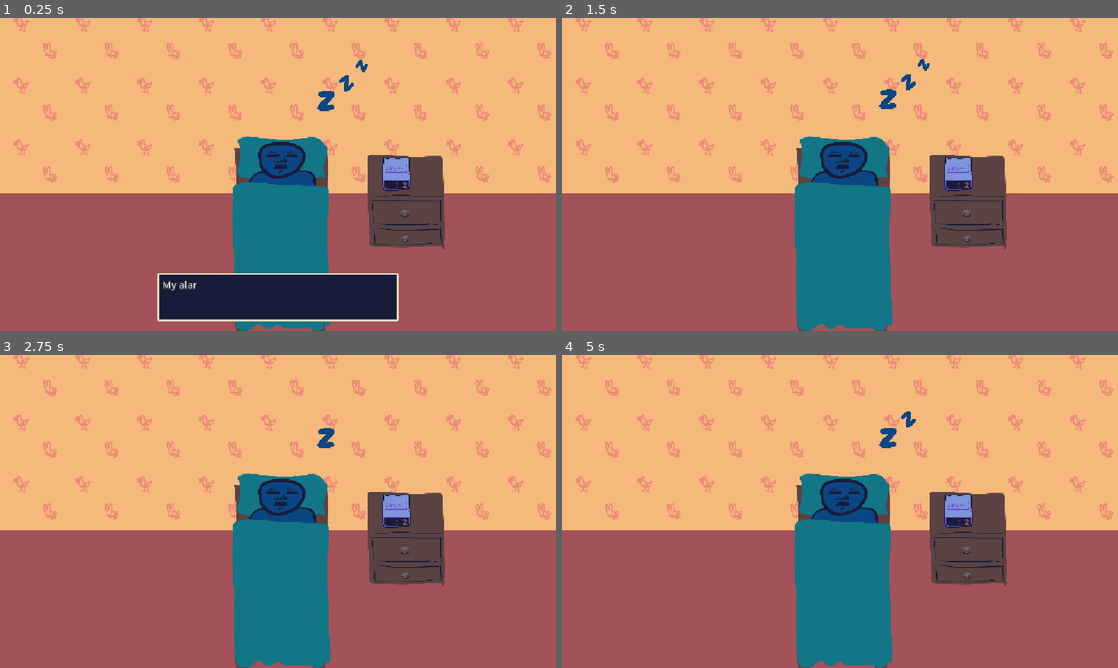
Above: before the commit, frames 1-4 (two rows, left to right).
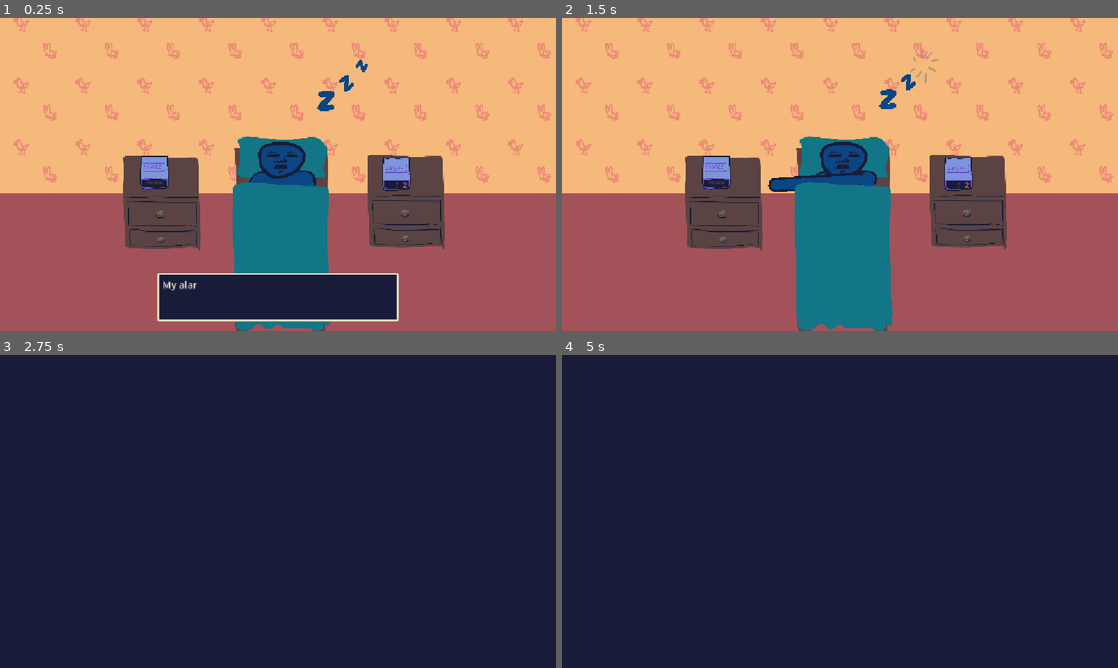
Above: after the commit, the same moments.

Repository: harperstoeckle/be_late_for_work
Game: Godot game, scene res://scenes/main.tscn
Same seed, same stepped clock (60 frames per second), same inputs: the game is played once before the commit and once after it. Sound files missing from this copy of the repository are replaced by a short silence.
Inputs:
- Up to frame 1 (0.25 s): no input
- Up to frame 2 (1.5 s): tap Enter (ui_accept) at 0.5, 0.77 s; hold Up (ui_up) 0.53-1.28 s; hold J (snooze, bound only before the commit) 0.53-1.28 s; tap K (snooze_1, bound only after the commit) at 0.8, 1.35 s; hold Down (ui_down) from 1.28 s (still down)
- Up to frame 3 (2.75 s): tap Enter (ui_accept) at 1.52 s; tap J (snooze, bound only before the commit) at 1.55 s; release Down (ui_down) at 2.03 s; hold Up (ui_up) from 2.03 s (still down); hold J (snooze, bound only before the commit) from 2.03 s (still down); tap K (snooze_1, bound only after the commit) at 2.3 s
- Up to frame 4 (5 s): release J (snooze, bound only before the commit) at 2.78 s; tap K (snooze_1, bound only after the commit) at 2.85, 3.8, 4.35 s; tap Enter (ui_accept) at 3.02, 3.77, 4.52 s; tap J (snooze, bound only before the commit) at 3.05, 4.55 s; release Up (ui_up) at 3.53 s; hold J (snooze, bound only before the commit) 3.53-4.28 s; hold Down (ui_down) from 3.53 s (still down)

The runs differ from the first frame. In frame 1, 4.0% of the frame differs, in the area x 22-37%, y 44-75%; in frame 2, 4.5%; in frame 3, 99%, in the area x 0-100%, y 0-100%; in frame 4, 99%.
Error before the commit: Modulo by zero error in operator '%'. (res://scripts/main.gd:126)
Error after the commit: Modulo by zero error in operator '%'. (res://scripts/main.gd:135)

Commit message:
Add support for multiple alarm clocks

Diff:
--- a/project.godot
+++ b/project.godot
@@ -45,9 +45,14 @@
 
 [input]
 
-snooze={
+snooze_0={
 "deadzone": 0.2,
 "events": [Object(InputEventKey,"resource_local_to_scene":false,"resource_name":"","device":-1,"window_id":0,"alt_press …(192 unchanged characters)…
+]
+}
+snooze_1={
+"deadzone": 0.2,
+"events": [Object(InputEventKey,"resource_local_to_scene":false,"resource_name":"","device":-1,"window_id":0,"alt_pressed":false,"shift_pressed":false,"ctrl_pressed":false,"meta_pressed":false,"pressed":false,"keycode":0,"physical_keycode":75,"key_label":0,"unicode":107,"location":0,"echo":false,"script":null)
 ]
 }
 
--- a/scenes/main.tscn
+++ b/scenes/main.tscn
@@ -73,8 +73,16 @@
 scale = Vector2(0.4, 0.4)
 texture = ExtResource("8_85g3d")
 
+[node name="Nightstand2" type="Sprite2D" parent="." unique_id=885762331]
+position = Vector2(335.99997, 378)
+scale = Vector2(0.4, 0.4)
+texture = ExtResource("8_85g3d")
+
 [node name="AlarmClock" parent="." unique_id=907858564 instance=ExtResource("9_85g3d")]
 position = Vector2(822.00006, 321)
+
+[node name="AlarmClock2" parent="." unique_id=164746242 instance=ExtResource("9_85g3d")]
+position = Vector2(321, 318)
 
 [node name="BedBase" type="Sprite2D" parent="." unique_id=540930035]
 position = Vector2(583, 464.00003)
--- a/scripts/main.gd
+++ b/scripts/main.gd
@@ -15,21 +15,12 @@
 const SUBDIVISIONS_PER_BEAT: int = 4
 
 
-@export var alarm_beep_pattern: Array[int] = [0, 2, 6, 8]
-@export var alarm_input_subdivision: int = 10
-@export var alarm_start_subdivisions: Array[int] = [
-	_subdiv(1),
-	_subdiv(2, 0, 2),
-	_subdiv(3),
-	_subdiv(3, 3),
-]
 ## Maximum time before a subdivision is reached where an input is still considered to have landed on that subdivision.
 @export var pre_subdivision_input_leeway: float = 0.05
 ## Maximum time after a subdivision is reached where an input is still considered to have landed on that subdivision.
 @export var post_subdivision_input_leeway: float = 0.05
 @export var arm_retract_delay: float = 0.1
 @export var arm_retract_duration: float = 0.1
-@export var snooze_button_hand_offset: Vector2 = Vector2(20, -20)
 @export var dialogue_time_per_character: float = 1 / 30.0
 @export var music_fade_time: float = 0.05
 ## Hit vfx (when hitting or missing a note) will appear at a random point within this radius about where the hand hits.
@@ -39,6 +30,7 @@
 @onready var _music_player: AudioStreamPlayer = $MusicPlayer
 @onready var _miss_player: AudioStreamPlayer = $MissPlayer
 @onready var _alarm_clock: AlarmClock = $AlarmClock
+@onready var _alarm_clock_2: AlarmClock = $AlarmClock2
 @onready var _arm_border: Line2D = %ArmBorder
 @onready var _arm_inside: Line2D = %ArmInside
 @onready var _default_hand_ref: Node2D = %DefaultHandRef
@@ -46,6 +38,7 @@
 @onready var _dialogue_label: RichTextLabel = %DialogueLabel
 @onready var _dialogue_blip_player: AudioStreamPlayer = $DialogueBlipPlayer
 @onready var _nightstand: Sprite2D = $Nightstand
+@onready var _nightstand_2: Sprite2D = $Nightstand2
 @onready var _sleep_zs_root: Node2D = $SleepZsRoot
 @onready var _overlay: ColorRect = %Overlay
 @onready var _success_effect_spawner: EffectSpawner = $SuccessEffectSpawner
@@ -89,8 +82,24 @@
 var _sleep_zs: Array[SleepZ] = []
 var _num_lives_left := 1
 
+var _alarm_spec_0 := AlarmSpec.new()
+var _alarm_spec_1 := AlarmSpec.new()
+
 
 func _ready() -> void:
+	# Describe how each alarm behaves.
+	_alarm_spec_0.beep_pattern = [0, 2, 6, 8]
+	_alarm_spec_0.input_subdivision = 10
+	_alarm_spec_0.miss_hand_offset = Vector2(-30, 0)
+	_alarm_spec_0.alarm = _alarm_clock
+	_alarm_spec_0.miss_object = _nightstand
+
+	_alarm_spec_1.beep_pattern = [0, 6, 8]
+	_alarm_spec_1.input_subdivision = 12
+	_alarm_spec_1.miss_hand_offset = Vector2(50, 0)
+	_alarm_spec_1.alarm = _alarm_clock_2
+	_alarm_spec_1.miss_object = _nightstand_2
+
 	_sleep_zs.assign(_sleep_zs_root.find_children("", "SleepZ", false, false))
 	_num_lives_left = max(1, _sleep_zs.size())
 
@@ -145,40 +154,10 @@
 				_dialogue_label.visible_ratio = 1.0
 			else:
 				_continue_dialogue()
-	elif event.is_action_pressed("snooze"):
-		if _arm_tween: _arm_tween.kill()
-		_arm_tween = get_tree().create_tween()
-		_global_hand_pos = _alarm_clock.global_position + snooze_button_hand_offset
-		_arm_tween.tween_property(self, "_global_hand_pos", _default_hand_ref.global_position, arm_retract_duration) \
-			.set_ease(Tween.EASE_IN) \
-			.set_delay(arm_retract_delay)
-
-		var effect_pos := _random_point_in_radius(_global_hand_pos, hit_effect_radius)
-
-		var alarm_found := false
-		for e in _active_events:
-			if e is AlarmEvent:
-				var cur_total_playback_time := _get_total_playback_time()
-				match _get_accuracy(e.start_subdivision + e.countdown * SUBDIVISIONS_PER_BEAT + alarm_input_subdivision, cur_total_playback_time):
-					InputAccuracy.GOOD:
-						_alarm_clock.snooze()
-						_hit_react(_alarm_clock, Vector2(0, 20), 0.05)
-						_success_effect_spawner.spawn_at(effect_pos)
-					_:
-						_miss_player.play()
-						_hit_react(_nightstand, Vector2(0, 10), 0.05)
-						_lose_life()
-						_failure_effect_spawner.spawn_at(effect_pos)
-						_hit_react(_man_head, Vector2(-10, 0), 0.05)
-				alarm_found = true
-				break
-
-		if not alarm_found:
-			_miss_player.play()
-			_hit_react(_nightstand, Vector2(0, 10), 0.05)
-			_lose_life()
-			_failure_effect_spawner.spawn_at(effect_pos)
-			_hit_react(_man_head, Vector2(-10, 0), 0.05)
+	elif event.is_action_pressed("snooze_0"):
+		_do_alarm_input(_alarm_spec_0)
+	elif event.is_action_pressed("snooze_1"):
+		_do_alarm_input(_alarm_spec_1)
 	elif event.is_action_pressed("ui_up"):
 		_save_checkpoint()
 	elif event.is_action_pressed("ui_down"):
@@ -209,21 +188,23 @@
 
 func _handle_event_at_subdivision(event: Event, n: int) -> void:
 	if event is AlarmEvent:
+		if not event.spec: return
+
 		# Countdown ticking.
 		if event.active_subdivs(n) < event.countdown * SUBDIVISIONS_PER_BEAT:
 			if event.active_subdivs(n) % SUBDIVISIONS_PER_BEAT == 0:
-				_alarm_clock.set_time_left(event.countdown - event.active_subdivs(n) / SUBDIVISIONS_PER_BEAT)
-				_alarm_clock.tick()
-		elif event.active_subdivs(n) - event.countdown * SUBDIVISIONS_PER_BEAT in alarm_beep_pattern:
-			_alarm_clock.beep()
+				event.spec.alarm.set_time_left(event.countdown - event.active_subdivs(n) / SUBDIVISIONS_PER_BEAT)
+				event.spec.alarm.tick()
+		elif event.active_subdivs(n) - event.countdown * SUBDIVISIONS_PER_BEAT in event.spec.beep_pattern:
+			event.spec.alarm.beep()
 
 		if event.active_subdivs(n) == event.countdown * SUBDIVISIONS_PER_BEAT:
-			_alarm_clock.set_indicator_text("ALARM")
+			event.spec.alarm.set_indicator_text("ALARM")
 
 # True if `event` no longer has to be active.
 func _is_event_done(event: Event, n: int) -> bool:
 	if event is AlarmEvent:
-		return event.active_subdivs(n) > event.countdown * SUBDIVISIONS_PER_BEAT + alarm_input_subdivision
+		return event.active_subdivs(n) > event.spec.input_subdivision + event.countdown * SUBDIVISIONS_PER_BEAT
 
 	return true
 
@@ -351,6 +332,9 @@
 		false)
 	_queued_events.insert(idx, event)
 
+func _queue_events(events: Array[Event]) -> void:
+	for e in events: _queue_event(e)
+
 # Call `_do_next_story` at `subdiv`.
 func _queue_next_story(subdiv: int) -> void:
 	_queue_event(NextStoryEvent.new(subdiv))
@@ -388,6 +372,51 @@
 	var dist := radius * sqrt(randf_range(0, 1))
 
 	return pos + Vector2.from_angle(angle) * dist
+
+# Try to press the alarm described by `spec`.
+func _do_alarm_input(spec: AlarmSpec) -> void:
+	if _arm_tween: _arm_tween.kill()
+	_arm_tween = get_tree().create_tween()
+	_global_hand_pos = spec.alarm.global_position + spec.hit_hand_offset
+	_arm_tween.tween_property(self, "_global_hand_pos", _default_hand_ref.global_position, arm_retract_duration) \
+		.set_ease(Tween.EASE_IN) \
+		.set_delay(arm_retract_delay)
+
+	var effect_pos := _random_point_in_radius(_global_hand_pos, hit_effect_radius)
+
+	var alarm_found := false
+	for e in _active_events:
+		if e is AlarmEvent and e.spec == spec:
+			var cur_total_playback_time := _get_total_playback_time()
+			match _get_accuracy(e.start_subdivision + e.countdown * SUBDIVISIONS_PER_BEAT + spec.input_subdivision, cur_total_playback_time):
+				InputAccuracy.GOOD:
+					spec.alarm.snooze()
+					_hit_react(spec.alarm, Vector2(0, 20), 0.05)
+					_success_effect_spawner.spawn_at(effect_pos)
+				_:
+					_miss_player.play()
+					_hit_react(spec.miss_object, spec.miss_knockback, 0.05)
+					_lose_life()
+					_failure_effect_spawner.spawn_at(effect_pos)
+					_hit_react(_man_head, Vector2(-10, 0), 0.05)
+			alarm_found = true
+			break
+
+	if not alarm_found:
+		_miss_player.play()
+		_hit_react(spec.miss_object, spec.miss_knockback, 0.05)
+		_lose_life()
+		_failure_effect_spawner.spawn_at(effect_pos)
+		_hit_react(_man_head, Vector2(-10, 0), 0.05)
+
+# Really lazy way to make alarm events in a small amount of space.
+func _alarm(start_subdivision: int, alarm_index: int, countdown: int = 0) -> AlarmEvent:
+	var spec: AlarmSpec = null
+	match alarm_index:
+		0: spec = _alarm_spec_0
+		_: spec = _alarm_spec_1
+
+	return AlarmEvent.new(start_subdivision, spec, countdown)
 
 # Start the next story sequence.
 func _do_next_story() -> void:
@@ -408,7 +437,10 @@
 			_num_music_loops = 0
 			_fade_in_music()
 			_music_player.play()
-			_queue_event(AlarmEvent.new(0, 2))
+			_queue_events([
+				_alarm(0, 0, 2),
+				_alarm(_subdiv(2), 1, 3),
+			])
 			_queue_next_story(_subdiv(6))
 			_story_index = 2
 		2:
@@ -428,9 +460,15 @@
 
 ## Describes how an alarm sounds and accepts input.
 class AlarmSpec:
-
 	var beep_pattern: Array[int] = []
 	var input_subdivision: int = 0
+	var hit_hand_offset: Vector2 = Vector2(20, -15)
+	var miss_hand_offset: Vector2 = Vector2.ZERO
+	var miss_knockback: Vector2 = Vector2(0, 10)
+
+	var alarm: AlarmClock
+	# Object to knock on if the input is missed.
+	var miss_object: Node2D
 
 ## A thing that happens to the beat at some subdivision.
 @abstract class Event:
@@ -448,9 +486,12 @@
 class NextStoryEvent extends Event: pass
 
 class AlarmEvent extends Event:
+	var spec: AlarmSpec
+
 	# Number of ticks to count down.
 	var countdown: int = 0
 
-	func _init(p_start_subdivision: int, p_countdown: int = 0) -> void:
+	func _init(p_start_subdivision: int, p_spec: AlarmSpec, p_countdown: int = 0) -> void:
 		super(p_start_subdivision)
+		spec = p_spec
 		countdown = p_countdown
